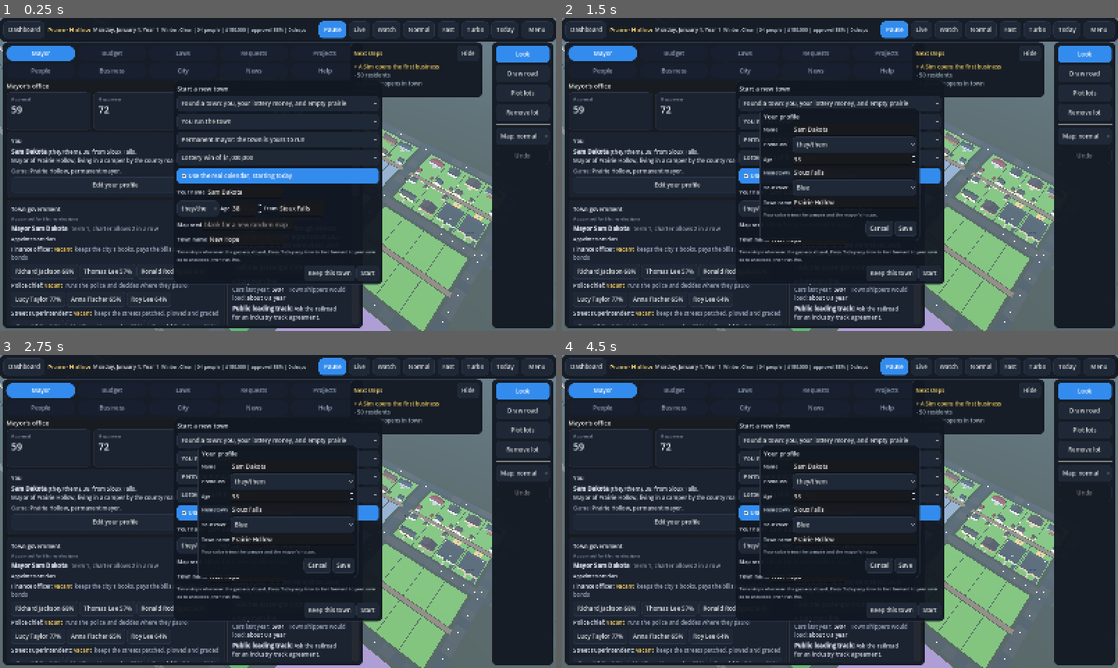
Above: before the commit, frames 1-4 (two rows, left to right).
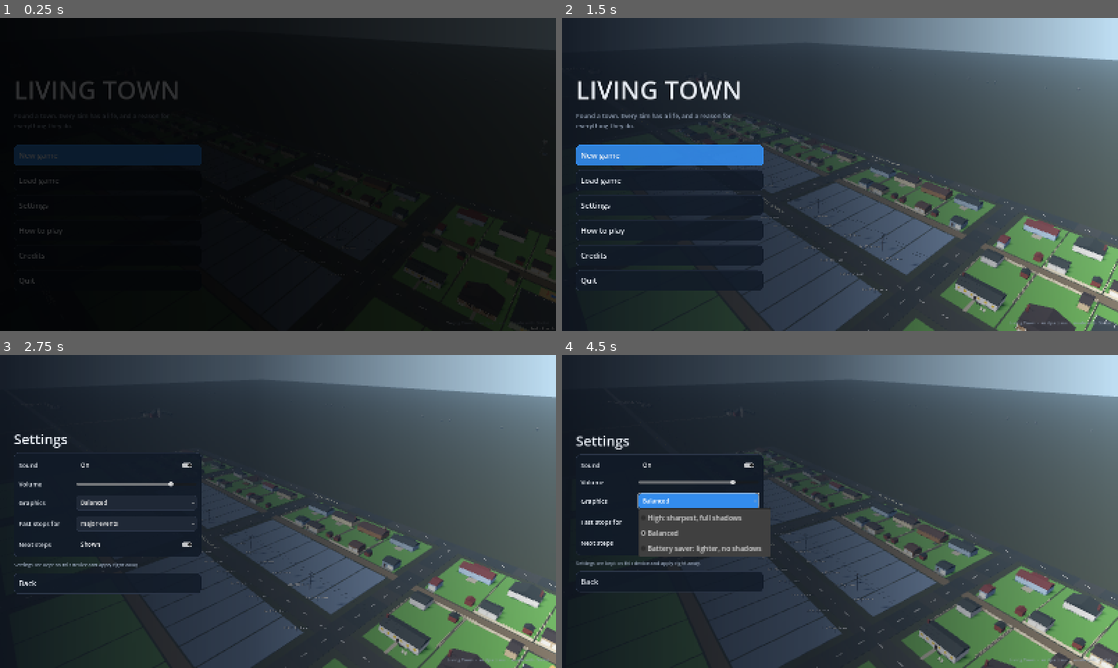
Above: after the commit, the same moments.

Repository: KeiphCodes/Tap-War
Game: Godot game, scene res://town/main.tscn
The game is run twice, just before and just after one commit, with the same random seed, the same clock (stepped at 60 frames per second) and the same inputs.
Inputs (mouse positions are in pixels of both pictures, inside the frame that each line leads up to):
- Up to frame 1 (0.25 s): no input
- Up to frame 2 (1.5 s): click (667, 180) at 0.5 s, where only the run after the commit has a clickable "Load game"; click (667, 243) at 1.25 s, where only the run after the commit has a clickable "Back"
- Up to frame 3 (2.75 s): click (105, 542) at 2 s, where only the run after the commit has a clickable "Settings"
- Up to frame 4 (4.5 s): click (701, 464) at 2.75 s, where only the run after the commit has a clickable "On"; click (701, 464) at 3.5 s, where only the run after the commit has a clickable "Off"; click (701, 502) at 4.25 s, where only the run after the commit has a clickable "Balanced"

The runs differ from the first frame. In frame 1, 71% of the frame differs, in the area x 0-100%, y 0-100%; in frame 2, 64%; in frame 3, 62%; in frame 4, 65%.

Commit message:
Title screen: the game's name over a slow flyover of the town, with Continue, New game, Load game (autosave and three slots with town, date, people and map kind), Settings (sound, volume, graphics quality, when Fast stops, next steps), How to play and Credits; Main menu and slot saves from the in-game Menu; scales up for phones held upright
Co-Authored-By: Claude Opus 5.5 <noreply@anthropic.com>
Claude-Session: https://claude.ai/code/session_01SmfCcwLG5uoExxrbwbvfme

Diff:
--- a/project.godot
+++ b/project.godot
@@ -7,6 +7,7 @@
 config/description="A city builder where the citizens build the city. You are the mayor."
 run/main_scene="res://town/main.tscn"
 config/icon="res://icon.png"
+boot_splash/bg_color=Color(0.043, 0.067, 0.106, 1)
 config/features=PackedStringArray("4.4", "GL Compatibility")
 
 [display]
--- a/town/main.gd
+++ b/town/main.gd
@@ -35,6 +35,15 @@
 var resumed: bool = false        # the game opened on an autosaved town
 ## Snapshots taken before each mayor action, newest last: {"day", "label", "bytes"}
 var undo_stack: Array = []
+## The title screen, shown at launch and from the Menu.
+var title: CanvasLayer
+## The save slot this town saves to: 1 to 3.
+var slot: int = 1
+## True while the town on screen is only the title screen's backdrop.
+var demo: bool = false
+const SLOTS: int = 3
+const SETTINGS_PATH: String = "user://settings.cfg"
+var settings: Dictionary = {"sound": true, "volume": 0.8, "graphics": 1, "stop_level": 1, "steps": true}
 
 
 func _ready() -> void:
@@ -46,7 +55,9 @@
 			resumed = true
 			_autosaved_day = world.day
 	if not resumed:
+		# a town to look at behind the title screen until the player starts one
 		world.new_town(int(Time.get_unix_time_from_system()) % 1000000)
+		demo = true
 	get_tree().set_auto_accept_quit(false)
 	view = preload("res://town/view.gd").new()
 	view.name = "TownView"
@@ -60,9 +71,81 @@
 	hud.setup(self)
 	view.refresh_all()
 	hud.refresh_all()
+	_load_settings()
+	title = preload("res://ui/title.gd").new()
+	title.name = "Title"
+	add_child(title)
+	title.setup(self)
+	title.open(true)
+
+
+# ---------------------------------------------------------------- settings
+
+func _load_settings() -> void:
+	var cf: ConfigFile = ConfigFile.new()
+	if cf.load(SETTINGS_PATH) == OK:
+		for k in settings:
+			settings[k] = cf.get_value("game", k, settings[k])
+	apply_settings()
+
+
+func save_settings() -> void:
+	var cf: ConfigFile = ConfigFile.new()
+	for k in settings:
+		cf.set_value("game", k, settings[k])
+	cf.save(SETTINGS_PATH)
+	apply_settings()
+
+
+## Sound, volume and how much the graphics ask of the device.
+func apply_settings() -> void:
+	if sound != null:
+		sound.muted = not bool(settings["sound"])
+	AudioServer.set_bus_volume_db(0, linear_to_db(maxf(0.001, float(settings["volume"]))))
+	var vp: Viewport = get_viewport()
+	var g: int = int(settings["graphics"])
+	vp.msaa_3d = [Viewport.MSAA_4X, Viewport.MSAA_2X, Viewport.MSAA_DISABLED][g]
+	vp.scaling_3d_scale = [1.0, 1.0, 0.75][g]
+	if view != null and view.sun != null:
+		view.sun.shadow_enabled = g < 2
+	if hud != null:
+		hud.steps_hidden = not bool(settings["steps"])
+		hud.refresh_menu()
+
+
+# ---------------------------------------------------------------- save slots
+
+static func slot_path(n: int) -> String:
+	return SAVE_PATH if n <= 1 else "user://living_town_%d.ltsave" % n
+
+
+## A few words about a saved town, written beside it so the load screen is quick.
+func _write_meta(path: String) -> void:
+	var f: FileAccess = FileAccess.open(path + ".meta", FileAccess.WRITE)
+	if f == null:
+		return
+	f.store_string(JSON.stringify({"town": str(world.city["name"]), "date": LTCalendar.short(world.day), "day": world.day,
+		"people": world.residents(), "kind": LTTerrain.kind_name(world), "mayor": str(world.player.get("name", "")),
+		"saved": Time.get_datetime_string_from_system(false, true)}))
+
+
+static func slot_info(path: String) -> Dictionary:
+	if not FileAccess.file_exists(path):
+		return {}
+	var out: Dictionary = {"saved": Time.get_datetime_string_from_unix_time(FileAccess.get_modified_time(path), true)}
+	if FileAccess.file_exists(path + ".meta"):
+		var j: Variant = JSON.parse_string(FileAccess.get_file_as_string(path + ".meta"))
+		if j is Dictionary:
+			out.merge(j, true)
+	return out
 
 
 func new_town(seed_value: int, mode: Dictionary = {}) -> void:
+	demo = false
+	if title != null:
+		title.close()
+	if not mode.has("stop_level"):
+		mode["stop_level"] = int(settings["stop_level"])
 	world = LTWorld.new()
 	world.new_town(seed_value, {}, mode)
 	catch_up_to = -1
@@ -89,7 +172,10 @@
 
 
 func autosave() -> void:
+	if demo:
+		return
 	if _write_save(AUTOSAVE_PATH) == OK:
+		_write_meta(AUTOSAVE_PATH)
 		_autosaved_day = world.day
 	_dirty_t = -1.0
 
@@ -106,28 +192,47 @@
 				autosave()
 
 
-func save_game() -> String:
-	var err: Error = _write_save(SAVE_PATH)
+func save_game(n: int = -1) -> String:
+	if demo:
+		return "Start or load a town first."
+	if n > 0:
+		slot = n
+	var path: String = slot_path(slot)
+	var err: Error = _write_save(path)
 	if err == OK:
+		_write_meta(path)
 		autosave()
-	return "Saved on %s." % LTCalendar.short(world.day) if err == OK else "Save failed: %s" % error_string(err)
-
-
-func load_game() -> String:
-	if not FileAccess.file_exists(SAVE_PATH):
+	return "Saved to slot %d on %s." % [slot, LTCalendar.short(world.day)] if err == OK else "Save failed: %s" % error_string(err)
+
+
+func load_game(n: int = -1) -> String:
+	if n > 0:
+		slot = n
+	var path: String = AUTOSAVE_PATH if n == 0 else slot_path(slot)
+	if not FileAccess.file_exists(path):
 		return "No save found yet."
 	var w: LTWorld = LTWorld.new()
-	var err: Error = w.load_from_file(SAVE_PATH)
+	var err: Error = w.load_from_file(path)
 	if err != OK:
 		return "Could not load the save: %s" % error_string(err)
 	world = w
+	demo = false
+	if title != null:
+		title.close()
 	speed = 0
 	catch_up_to = -1
 	undo_stack.clear()
 	view.rebuild()
 	hud.on_new_world()
 	autosave()
-	return "Loaded the town on %s." % LTCalendar.short(world.day)
+	return "Loaded %s on %s." % [world.city["name"], LTCalendar.short(world.day)]
+
+
+## Back to the title screen; the town is saved on the way.
+func to_title() -> void:
+	autosave()
+	set_speed(0)
+	title.open(false)
 
 
 func set_speed(i: int) -> void:
--- a/ui/hud.gd
+++ b/ui/hud.gd
@@ -451,7 +451,7 @@
 	pm.add_theme_constant_override("v_separation", 18)
 	pm.add_theme_constant_override("item_start_padding", 16)
 	pm.add_theme_constant_override("item_end_padding", 24)
-	for it in ["Save", "Load", "New town", "Your profile", "Sound: on", "Show next steps", "Take over as mayor", "Stop time: major events"]:
+	for it in ["Save", "Load", "New town", "Your profile", "Sound: on", "Show next steps", "Take over as mayor", "Stop time: major events", "Main menu"]:
 		pm.add_item(it)
 	pm.id_pressed.connect(_on_menu)
 	menu_popup = pm
@@ -514,13 +514,18 @@
 		0:
 			show_toast(main.save_game())
 		1:
-			show_toast(main.load_game())
+			main.to_title()
+			main.title._page_load()
 		2:
 			show_setup()
+		8:
+			main.to_title()
 		3:
 			show_profile()
 		4:
 			main.sound.muted = not main.sound.muted
+			main.settings["sound"] = not main.sound.muted
+			main.save_settings()
 			menu_popup.set_item_text(4, "Sound: off" if main.sound.muted else "Sound: on")
 			show_toast("Sound off." if main.sound.muted else "Sound on.")
 		5:
@@ -546,6 +551,8 @@
 		return
 	var auto: bool = bool(w().mode.get("autonomous", false))
 	menu_popup.set_item_text(7, main.STOP_LEVELS[main.stop_level()])
+	menu_popup.set_item_text(0, "Save (slot %d)" % int(main.slot))
+	menu_popup.set_item_text(4, "Sound: off" if main.sound != null and main.sound.muted else "Sound: on")
 	menu_popup.set_item_disabled(6, not auto)
 	menu_popup.set_item_text(6, "Hand back to Mayor %s" % w().player["name"] if auto and bool(w().player.get("player_took_over", false)) else "Take over as mayor")
 
@@ -893,7 +900,7 @@
 
 
 ## The new town card: how this town is played.
-func show_setup(first: bool = false) -> void:
+func show_setup(first: bool = false, on_cancel: Callable = Callable()) -> void:
 	main.set_speed(0)
 	var card: PanelContainer = PanelContainer.new()
 	card.anchor_left = 0.5
@@ -993,7 +1000,9 @@
 	hb3.alignment = BoxContainer.ALIGNMENT_END
 	hb3.add_child(_btn("Keep this town" if first else "Cancel", func():
 		card.queue_free()
-		if first:
+		if on_cancel.is_valid():
+			on_cancel.call()
+		elif first:
 			_welcome()))
 	hb3.add_child(_btn("Start", func():
 		var mode: Dictionary = {
--- /dev/null
+++ b/ui/title.gd
@@ -0,0 +1,412 @@
+extends CanvasLayer
+## The title screen: the game's name over a live view of the town with the camera
+## slowly circling it, and the things a player does before playing: continue,
+## start a new game, load a save, change settings, learn how to play.
+
+const NAVY: Color = Color("0b111b")
+const PANEL: Color = Color("111a27")
+const LINE: Color = Color("2a3446")
+const TEXT: Color = Color("e8edf4")
+const TEXT_2: Color = Color("93a1b5")
+const ACCENT: Color = Color("338ced")
+const GOLD: Color = Color("e8c35a")
+
+var main: Node
+var root: Control
+var side: PanelContainer
+var body: VBoxContainer
+var fade: ColorRect
+var is_open: bool = false
+var _cam: Dictionary = {}
+var _t: float = 0.0
+var _wash_grad: Gradient
+
+
+func setup(p_main: Node) -> void:
+	main = p_main
+	layer = 20
+	root = Control.new()
+	root.set_anchors_preset(Control.PRESET_FULL_RECT)
+	root.theme = main.hud.root.theme
+	add_child(root)
+	# a dark wash over the town so the words read, heavier on the menu's side
+	var wash: TextureRect = TextureRect.new()
+	wash.set_anchors_preset(Control.PRESET_FULL_RECT)
+	wash.mouse_filter = Control.MOUSE_FILTER_IGNORE
+	var gt: GradientTexture2D = GradientTexture2D.new()
+	var gr: Gradient = Gradient.new()
+	gr.set_color(0, Color(NAVY, 0.94))
+	gr.set_color(1, Color(NAVY, 0.05))
+	gr.add_point(0.45, Color(NAVY, 0.7))
+	gt.gradient = gr
+	_wash_grad = gr
+	gt.fill_from = Vector2(0, 0)
+	gt.fill_to = Vector2(1, 0)
+	wash.texture = gt
+	wash.stretch_mode = TextureRect.STRETCH_SCALE
+	root.add_child(wash)
+	side = PanelContainer.new()
+	side.anchor_top = 0.0
+	side.anchor_bottom = 1.0
+	var sb: StyleBoxEmpty = StyleBoxEmpty.new()
+	side.add_theme_stylebox_override("panel", sb)
+	root.add_child(side)
+	var scroll: ScrollContainer = ScrollContainer.new()
+	scroll.horizontal_scroll_mode = ScrollContainer.SCROLL_MODE_DISABLED
+	side.add_child(scroll)
+	var margin: MarginContainer = MarginContainer.new()
+	margin.size_flags_horizontal = Control.SIZE_EXPAND_FILL
+	margin.size_flags_vertical = Control.SIZE_EXPAND_FILL
+	for k in ["margin_left", "margin_right", "margin_top", "margin_bottom"]:
+		margin.add_theme_constant_override(k, 40)
+	scroll.add_child(margin)
+	body = VBoxContainer.new()
+	body.add_theme_constant_override("separation", 12)
+	body.size_flags_horizontal = Control.SIZE_EXPAND_FILL
+	body.alignment = BoxContainer.ALIGNMENT_CENTER
+	margin.add_child(body)
+	# the footer
+	var foot: Label = Label.new()
+	foot.text = "Living Town  ·  early access  ·  made with Godot"
+	foot.add_theme_color_override("font_color", Color(TEXT_2, 0.8))
+	foot.add_theme_font_size_override("font_size", 13)
+	foot.anchor_left = 1.0
+	foot.anchor_right = 1.0
+	foot.anchor_top = 1.0
+	foot.anchor_bottom = 1.0
+	foot.offset_left = -420
+	foot.offset_right = -20
+	foot.offset_top = -34
+	foot.offset_bottom = -12
+	foot.horizontal_alignment = HORIZONTAL_ALIGNMENT_RIGHT
+	root.add_child(foot)
+	fade = ColorRect.new()
+	fade.color = Color(0, 0, 0, 0)
+	fade.set_anchors_preset(Control.PRESET_FULL_RECT)
+	fade.mouse_filter = Control.MOUSE_FILTER_IGNORE
+	root.add_child(fade)
+	get_viewport().size_changed.connect(_layout)
+	_layout()
+	visible = false
+
+
+func _layout() -> void:
+	var vis: Vector2 = get_viewport().get_visible_rect().size
+	# a phone held upright: make the menu big and give it the whole width
+	var k: float = clampf(vis.x / 720.0, 1.0, 3.0) if vis.y > vis.x * 1.2 else 1.0
+	scale = Vector2(k, k)
+	root.set_anchors_preset(Control.PRESET_TOP_LEFT)
+	root.position = Vector2.ZERO
+	root.size = vis / k
+	var vw: float = vis.x / k
+	var w: float = vw if k > 1.0 else clampf(vw * 0.42, minf(vw, 360.0), 620.0)
+	side.offset_left = 0
+	side.offset_right = w
+	body.custom_minimum_size = Vector2(w - 80.0, 0)
+	# upright phones: the town shows through evenly so every line reads
+	if _wash_grad != null:
+		_wash_grad.offsets = PackedFloat32Array([0.0, 0.45, 1.0])
+		_wash_grad.colors = PackedColorArray([Color(NAVY, 0.94), Color(NAVY, 0.78 if k > 1.0 else 0.7), Color(NAVY, 0.68 if k > 1.0 else 0.05)])
+
+
+# ---------------------------------------------------------------- open and close
+
+func open(first: bool) -> void:
+	is_open = true
+	visible = true
+	main.set_speed(0)
+	main.hud.root.visible = false
+	var v: Node3D = main.view
+	_cam = {"target": v.g_target, "yaw": v.g_yaw, "pitch": v.g_pitch, "dist": v.g_dist}
+	v.g_target = _town_center()
+	v.g_dist = 230.0
+	v.g_pitch = -0.42
+	_page_main()
+	fade.color.a = 1.0 if first else 0.6
+	var tw: Tween = create_tween()
+	tw.tween_property(fade, "color:a", 0.0, 1.2 if first else 0.4)
+
+
+func close() -> void:
+	if not is_open:
+		return
+	is_open = false
+	visible = false
+	main.hud.root.visible = true
+	if not _cam.is_empty():
+		var v: Node3D = main.view
+		v.g_target = _cam["target"]
+		v.g_yaw = float(_cam["yaw"])
+		v.g_pitch = float(_cam["pitch"])
+		v.g_dist = float(_cam["dist"])
+	_cam = {}
+
+
+## Leave the title for the town, with a short fade.
+func _enter(cb: Callable) -> void:
+	var tw: Tween = create_tween()
+	tw.tween_property(fade, "color:a", 1.0, 0.35)
+	tw.tween_callback(func():
+		cb.call()
+		fade.color.a = 0.0)
+
+
+func _town_center() -> Vector3:
+	var w: LTWorld = main.world
+	var n: int = 0
+	var c: Vector2 = Vector2.ZERO
+	for l in w.lots:
+		if not bool(l.get("removed", false)) and str(l["use"]) != "empty":
+			c += Vector2((float(l["x0"]) + float(l["x1"])) * 0.5, (float(l["z0"]) + float(l["z1"])) * 0.5)
+			n += 1
+	if n == 0:
+		return Vector3(800.0, 0.0, LTTerrain.road_z())
+	c /= float(n)
+	return Vector3(c.x, 0.0, c.y)
+
+
+func _process(delta: float) -> void:
+	if not is_open:
+		return
+	_t += delta
+	# a slow drone's circle around the town
+	main.view.g_yaw += delta * 0.045
+
+
+# ---------------------------------------------------------------- pieces
+
+func _clear() -> void:
+	for c in body.get_children():
+		c.queue_free()
+
+
+func _label(text: String, size: int, color: Color = TEXT) -> Label:
+	var l: Label = Label.new()
+	l.text = text
+	l.add_theme_font_size_override("font_size", size)
+	l.add_theme_color_override("font_color", color)
+	l.autowrap_mode = TextServer.AUTOWRAP_WORD_SMART
+	return l
+
+
+func _rich(bb: String) -> RichTextLabel:
+	var r: RichTextLabel = RichTextLabel.new()
+	r.bbcode_enabled = true
+	r.fit_content = true
+	r.scroll_active = false
+	r.text = bb
+	r.add_theme_font_size_override("normal_font_size", 16)
+	r.add_theme_font_size_override("bold_font_size", 16)
+	r.add_theme_color_override("default_color", TEXT)
+	return r
+
+
+func _box(color: Color, border: Color, radius: int = 12) -> StyleBoxFlat:
+	var s: StyleBoxFlat = StyleBoxFlat.new()
+	s.bg_color = color
+	s.border_color = border
+	s.set_border_width_all(1)
+	s.set_corner_radius_all(radius)
+	s.set_content_margin_all(14)
+	return s
+
+
+## A big menu button: a title, and a line under it.
+func _menu_btn(text: String, sub: String, cb: Callable, primary: bool = false) -> Button:
+	var b: Button = Button.new()
+	b.text = text if sub == "" else "%s\n%s" % [text, sub]
+	b.alignment = HORIZONTAL_ALIGNMENT_LEFT
+	b.custom_minimum_size = Vector2(0, 64 if sub != "" else 54)
+	b.add_theme_font_size_override("font_size", 22 if sub == "" else 20)
+	b.add_theme_stylebox_override("normal", _box(Color(ACCENT, 0.9) if primary else Color(PANEL, 0.85), ACCENT if primary else LINE))
+	b.add_theme_stylebox_override("hover", _box(Color(ACCENT, 1.0) if primary else Color("1b2a40"), ACCENT))
+	b.add_theme_stylebox_override("pressed", _box(Color("1f6fc0"), ACCENT))
+	b.add_theme_stylebox_override("focus", _box(Color(0, 0, 0, 0), ACCENT))
+	b.add_theme_color_override("font_color", TEXT)
+	b.add_theme_color_override("font_hover_color", Color.WHITE)
+	b.pressed.connect(cb)
+	return b
+
+
+func _back() -> Button:
+	return _menu_btn("Back", "", _page_main)
+
+
+func _heading(text: String) -> void:
+	body.add_child(_label(text, 40, TEXT))
+
+
+# ---------------------------------------------------------------- pages
+
+func _page_main() -> void:
+	_clear()
+	var spacer: Control = Control.new()
+	spacer.custom_minimum_size = Vector2(0, 30)
+	body.add_child(spacer)
+	var t: Label = _label("LIVING TOWN", 72, TEXT)
+	t.add_theme_constant_override("outline_size", 10)
+	t.add_theme_color_override("font_outline_color", Color(0, 0, 0, 0.45))
+	body.add_child(t)
+	body.add_child(_label("Found a town. Every Sim has a life, and a reason for everything they do.", 18, TEXT_2))
+	var gap: Control = Control.new()
+	gap.custom_minimum_size = Vector2(0, 18)
+	body.add_child(gap)
+	var auto: Dictionary = main.slot_info(main.AUTOSAVE_PATH)
+	if not main.demo and main.world != null:
+		body.add_child(_menu_btn("Continue", "%s, %s, %d people" % [main.world.city["name"], LTCalendar.short(main.world.day), main.world.residents()], func(): _enter(func(): close()), true))
+	elif not auto.is_empty():
+		body.add_child(_menu_btn("Continue", "%s, %s" % [auto.get("town", "your town"), auto.get("date", "")], func(): _enter(func(): main.load_game(0)), true))
+	body.add_child(_menu_btn("New game", "", func(): _page_new(), main.demo and auto.is_empty()))
+	body.add_child(_menu_btn("Load game", "", _page_load))
+	body.add_child(_menu_btn("Settings", "", _page_settings))
+	body.add_child(_menu_btn("How to play", "", _page_help))
+	body.add_child(_menu_btn("Credits", "", _page_credits))
+	if not (OS.has_feature("android") or OS.has_feature("ios") or OS.has_feature("web")):
+		body.add_child(_menu_btn("Quit", "", func():
+			if not main.demo:
+				main.autosave()
+			get_tree().quit()))
+
+
+func _page_new() -> void:
+	# the new town card opens over the town; Cancel comes back here
+	visible = false
+	main.hud.root.visible = true
+	main.hud.show_setup(false, func():
+		visible = true
+		main.hud.root.visible = false)
+
+
+func _page_load() -> void:
+	_clear()
+	_heading("Load game")
+	var any: bool = false
+	var rows: Array = [[0, "Autosave", main.AUTOSAVE_PATH]]
+	for n in range(1, main.SLOTS + 1):
+		rows.append([n, "Slot %d" % n, main.slot_path(n)])
+	for r in rows:
+		var info: Dictionary = main.slot_info(str(r[2]))
+		if info.is_empty():
+			var empty: Button = _menu_btn("%s  ·  empty" % r[1], "", func(): pass)
+			empty.disabled = true
+			body.add_child(empty)
+			continue
+		any = true
+		var n: int = int(r[0])
+		var sub: String = "Saved %s" % str(info.get("saved", "")).replace("T", " ")
+		if info.has("town"):
+			sub = "%s  ·  %s  ·  %s people%s\n%s" % [info["town"], info.get("date", ""), str(info.get("people", "?")), "  ·  %s" % info["kind"] if info.has("kind") else "", sub]
+		var go: Callable = func(): main.hud.show_toast(main.load_game(n))
+		var b: Button = _menu_btn("%s" % r[1], sub, func(): _enter(go), false)
+		b.custom_minimum_size = Vector2(0, 92)
+		body.add_child(b)
+	if not any:
+		body.add_child(_label("No saved towns yet. Start a new game; it saves itself as you play, and Save in the Menu keeps a copy in a slot.", 16, TEXT_2))
+	body.add_child(_back())
+
+
+func _page_settings() -> void:
+	_clear()
+	_heading("Settings")
+	var st: Dictionary = main.settings
+	var card: PanelContainer = PanelContainer.new()
+	card.add_theme_stylebox_override("panel", _box(Color(PANEL, 0.9), LINE))
+	body.add_child(card)
+	var g: VBoxContainer = VBoxContainer.new()
+	g.add_theme_constant_override("separation", 16)
+	card.add_child(g)
+	var row: Callable = func(name: String, ctl: Control) -> void:
+		var hb: HBoxContainer = HBoxContainer.new()
+		hb.add_theme_constant_override("separation", 16)
+		var l: Label = _label(name, 18)
+		l.autowrap_mode = TextServer.AUTOWRAP_OFF
+		l.custom_minimum_size = Vector2(150, 0)
+		hb.add_child(l)
+		ctl.size_flags_horizontal = Control.SIZE_EXPAND_FILL
+		hb.add_child(ctl)
+		g.add_child(hb)
+	var snd: CheckButton = CheckButton.new()
+	snd.flat = true
+	snd.text = "On" if bool(st["sound"]) else "Off"
+	snd.button_pressed = bool(st["sound"])
+	snd.toggled.connect(func(on):
+		snd.text = "On" if on else "Off"
+		st["sound"] = on
+		main.save_settings())
+	row.call("Sound", snd)
+	var vol: HSlider = HSlider.new()
+	vol.min_value = 0.0
+	vol.max_value = 1.0
+	vol.step = 0.05
+	vol.value = float(st["volume"])
+	vol.custom_minimum_size = Vector2(180, 32)
+	vol.value_changed.connect(func(v):
+		st["volume"] = v
+		main.save_settings())
+	row.call("Volume", vol)
+	var gfx: OptionButton = OptionButton.new()
+	for it in ["High: sharpest, full shadows", "Balanced", "Battery saver: lighter, no shadows"]:
+		gfx.add_item(it)
+	gfx.selected = int(st["graphics"])
+	gfx.item_selected.connect(func(i):
+		st["graphics"] = i
+		main.save_settings())
+	row.call("Graphics", gfx)
+	var stop: OptionButton = OptionButton.new()
+	for it in main.STOP_LEVELS:
+		stop.add_item(str(it).replace("Stop time: ", ""))
+	stop.selected = int(st["stop_level"])
+	stop.item_selected.connect(func(i):
+		st["stop_level"] = i
+		if not main.demo:
+			main.world.mode["stop_level"] = i
+		main.save_settings())
+	row.call("Fast stops for", stop)
+	var steps: CheckButton = CheckButton.new()
+	steps.flat = true
+	steps.text = "Shown" if bool(st["steps"]) else "Hidden"
+	steps.button_pressed = bool(st["steps"])
+	steps.toggled.connect(func(on):
+		steps.text = "Shown" if on else "Hidden"
+		st["steps"] = on
+		main.save_settings())
+	row.call("Next steps", steps)
+	body.add_child(_label("Settings are kept on this device and apply right away.", 14, TEXT_2))
+	body.add_child(_back())
+
+
+func _page_help() -> void:
+	_clear()
+	_heading("How to play")
+	var card: PanelContainer = PanelContainer.new()
+	card.add_theme_stylebox_override("panel", _box(Color(PANEL, 0.9), LINE))
+	body.add_child(card)
+	card.add_child(_rich("""[b]You are the mayor, not a god.[/b] You cannot place businesses or hire anyone. Sims decide where to live, what to build and what to start, and every big decision goes in their history with the reason.
+
+[b]Found the town.[/b] Draw roads off the county road; each one is a contract that builders bid on. Plot lots beside your roads and zone them. Settlers come, buy lots and build their own homes.
+
+[b]Run it.[/b] Set taxes and laws, answer petitions, put schools, clinics and parks out to bid, and keep the budget in the black. At 25 residents the town incorporates; at 50 it elects a town board that votes on your laws.
+
+[b]Every map is different.[/b] Open prairie, a mountain town, lake country or the north woods, with or without a railroad. Each is harder in its own way and pays back in its own way.
+
+[b]Time.[/b] Normal, Fast and Turbo run the days; Live runs in real time; Today catches up to your own date and clock. Fast and Turbo stop for big events (change it in Settings).
+
+[b]Look closer.[/b] Tap any home, business, Sim or road for everything about it. The Dashboard has the town's numbers, its people and every business."""))
+	body.add_child(_back())
+
+
+func _page_credits() -> void:
+	_clear()
+	_heading("Credits")
+	var card: PanelContainer = PanelContainer.new()
+	card.add_theme_stylebox_override("panel", _box(Color(PANEL, 0.9), LINE))
+	body.add_child(card)
+	card.add_child(_rich("""[b]Living Town[/b]
+Designed by KeiphCodes, built with Claude.
+
+[b]Engine[/b]
+Godot Engine 4.4, made by Juan Linietsky, Ariel Manzur and contributors. godotengine.org
+
+[b]Thanks[/b]
+To the small towns of the Dakotas, whose ways this game tries to get right: the co-op elevators, the town boards, the county roads and the people who show up."""))
+	body.add_child(_back())
Not shown, added: ui/title.gd.uid
